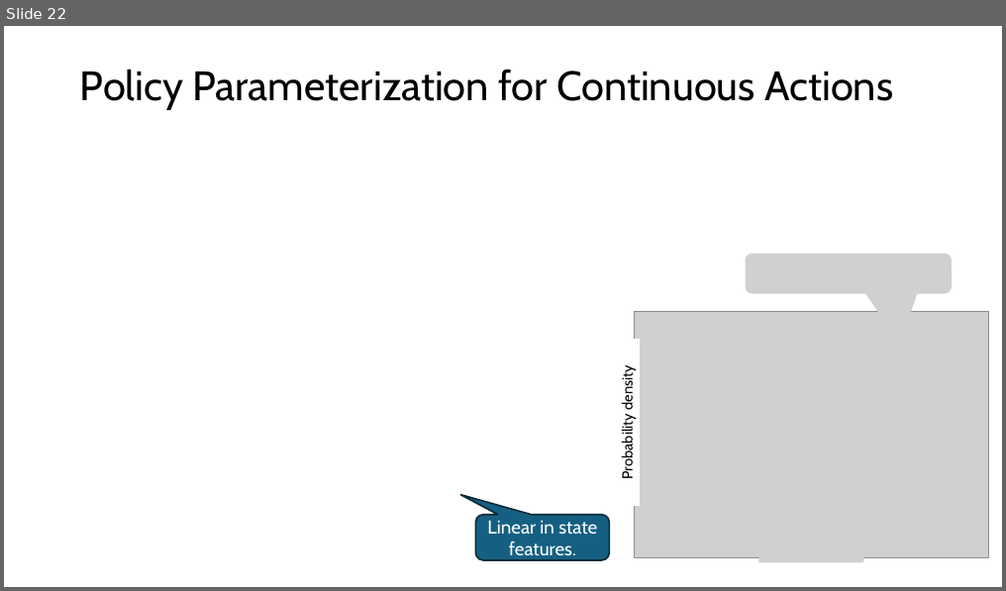
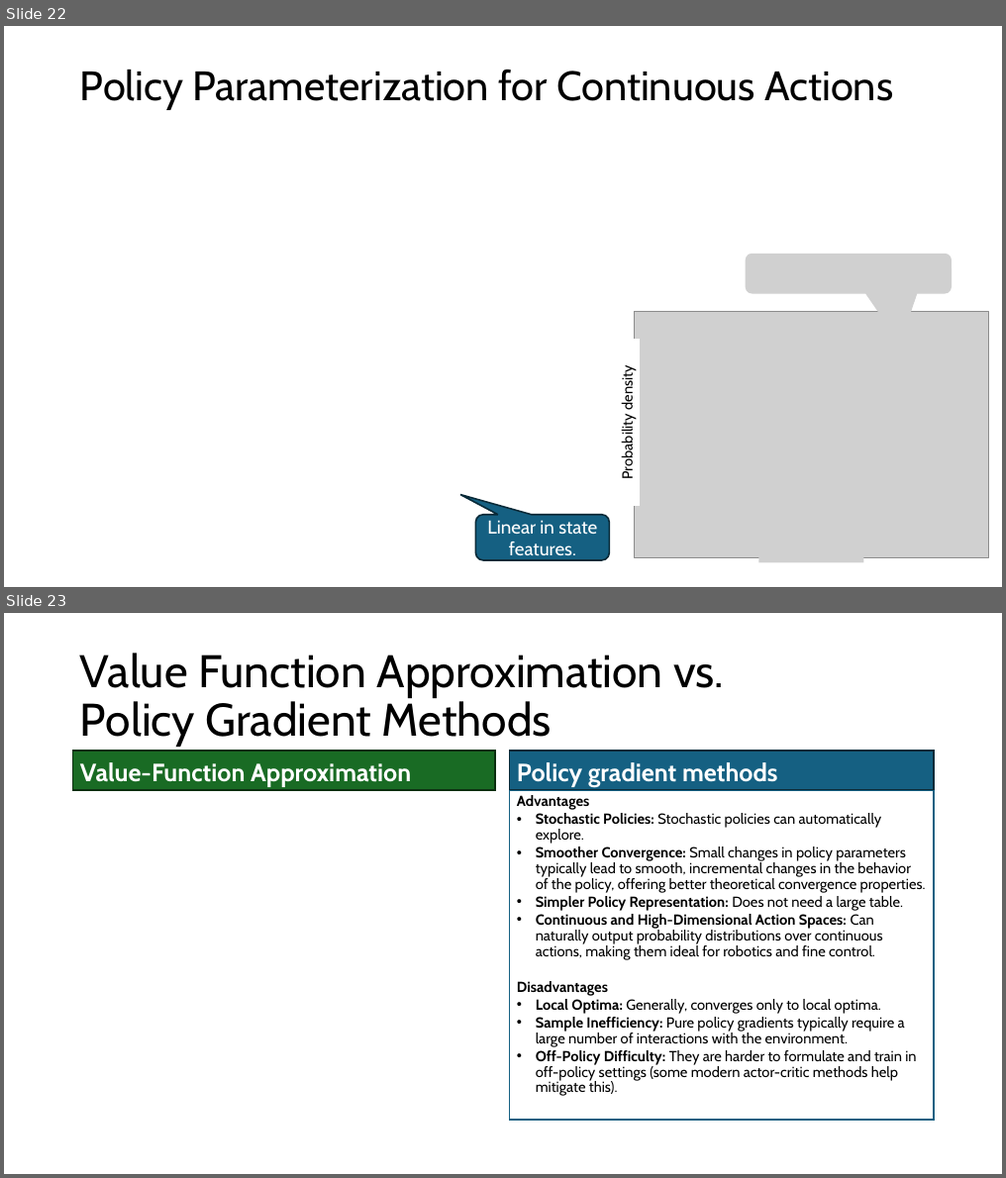
Before and after one commit to mhahsler/Introduction_to_Reinforcement_Learning, a slide deck: slides/Lecture_Chapter13.pptx. Shown one above the other, each under a label of ours: slide 22 before the commit, slides 22 and 23 after it. The pictures are 1006x591 and 1006x1178 pixels, drawn with LibreOffice and Linux fonts; fonts in the diff are those of the drawing; grey boxes stand for pictures. Boxes give left, top, right and bottom in pixels: in the first picture for what was removed or moved away, otherwise in the second. Text is boxed around its words. In the diff, an @@ line names an element or a change of style, - is before the commit and + after.

```diff
--- a/slides/Lecture_Chapter13.pptx
+++ b/slides/Lecture_Chapter13.pptx
@@ slide 23 added at [4, 613, 1002, 1174], background #FFFFFF @@
@@ title added at [80, 653, 724, 747], 44 pt, text #000000 @@
+Value Function Approximation vs.
+Policy Gradient Methods
@@ text added at [73, 751, 495, 790], fill #196B24, outline #0B2F10 1.5 pt, 24 pt, text #FFFFFF, bold @@
+Value-Function Approximation
@@ text added at [509, 751, 934, 790], fill #156082, outline #092A39 1.5 pt, 24 pt, text #FFFFFF, bold @@
+Policy gradient methods
@@ text added at [509, 790, 934, 1120], fill #FFFFFF, outline #156082 1.5 pt, 14 pt, text #000000 @@
+Advantages
+• Stochastic Policies: Stochastic policies can automatically explore.
+• Smoother Convergence: Small changes in policy parameters typically lead to smooth, incremental changes in the behavior of the policy, offering better theoretical convergence properties.
+• Simpler Policy Representation: Does not need a large table.
+• Continuous and High-Dimensional Action Spaces: Can naturally output probability distributions over continuous actions, making them ideal for robotics and fine control.
+Disadvantages
+• Local Optima: Generally, converges only to local optima.
+• Sample Inefficiency: Pure policy gradients typically require a large number of interactions with the environment.
+• Off-Policy Difficulty: They are harder to formulate and train in off-policy settings (some modern actor-critic methods help mitigate this).
```
Also in this commit, not shown: 8 slides changed, 1 other file.
